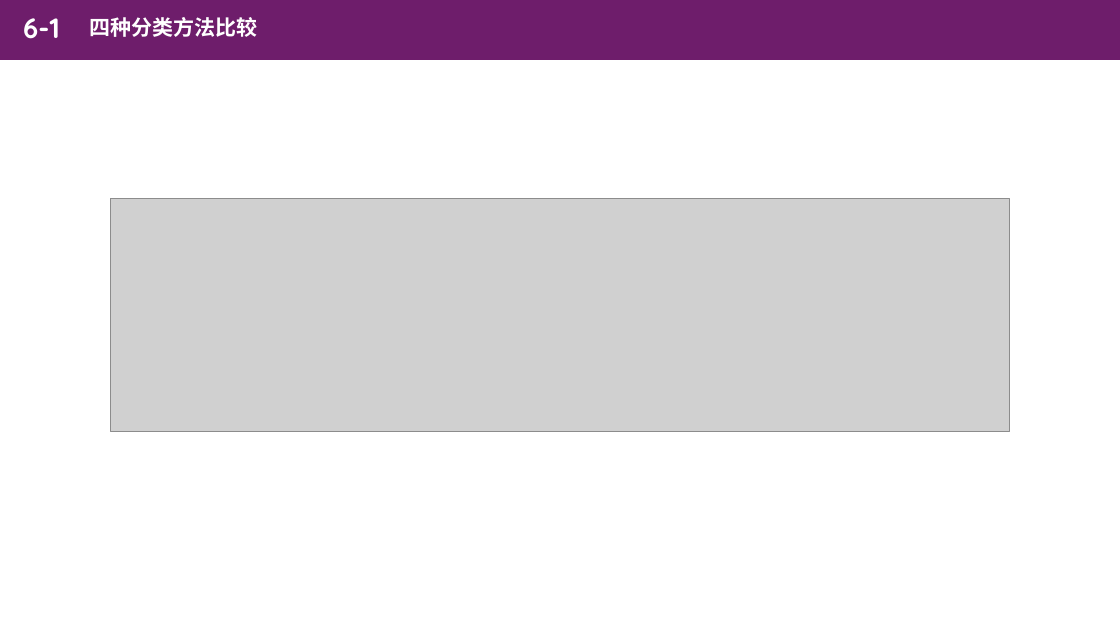
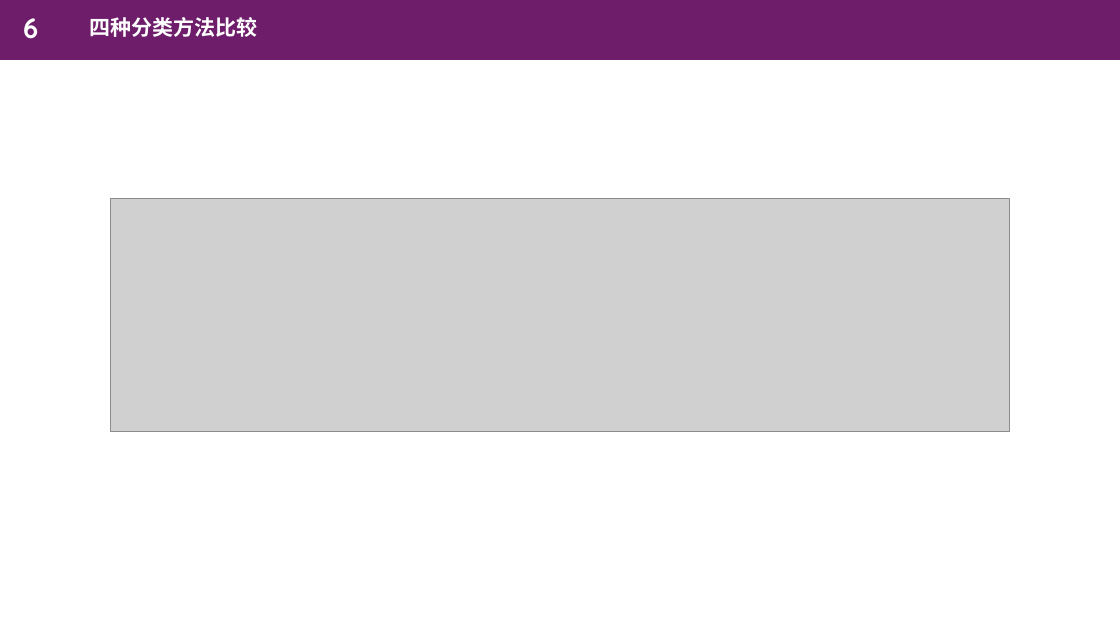
Before and after one commit to cuiods/DataRepository, a slide deck: slide 15 of Homework2/数据仓库报告.pptx (slide 14 before the commit). Drawn at 1120x630 pixels with LibreOffice and Linux fonts; fonts in the diff are those of the drawing; grey boxes stand for pictures. Boxes give left, top, right and bottom in pixels: in the first picture for what was removed or moved away, otherwise in the second. Text is boxed around its words. In the diff, an @@ line names an element or a change of style, - is before the commit and + after.

```diff
--- a/Homework2/数据仓库报告.pptx
+++ b/Homework2/数据仓库报告.pptx
@@ text at box(23, 18, 38, 39): text changed @@
-6-1
+6
```
Also in this commit, not shown: 6 other slides changed, 2 slides added, 1 other file.
